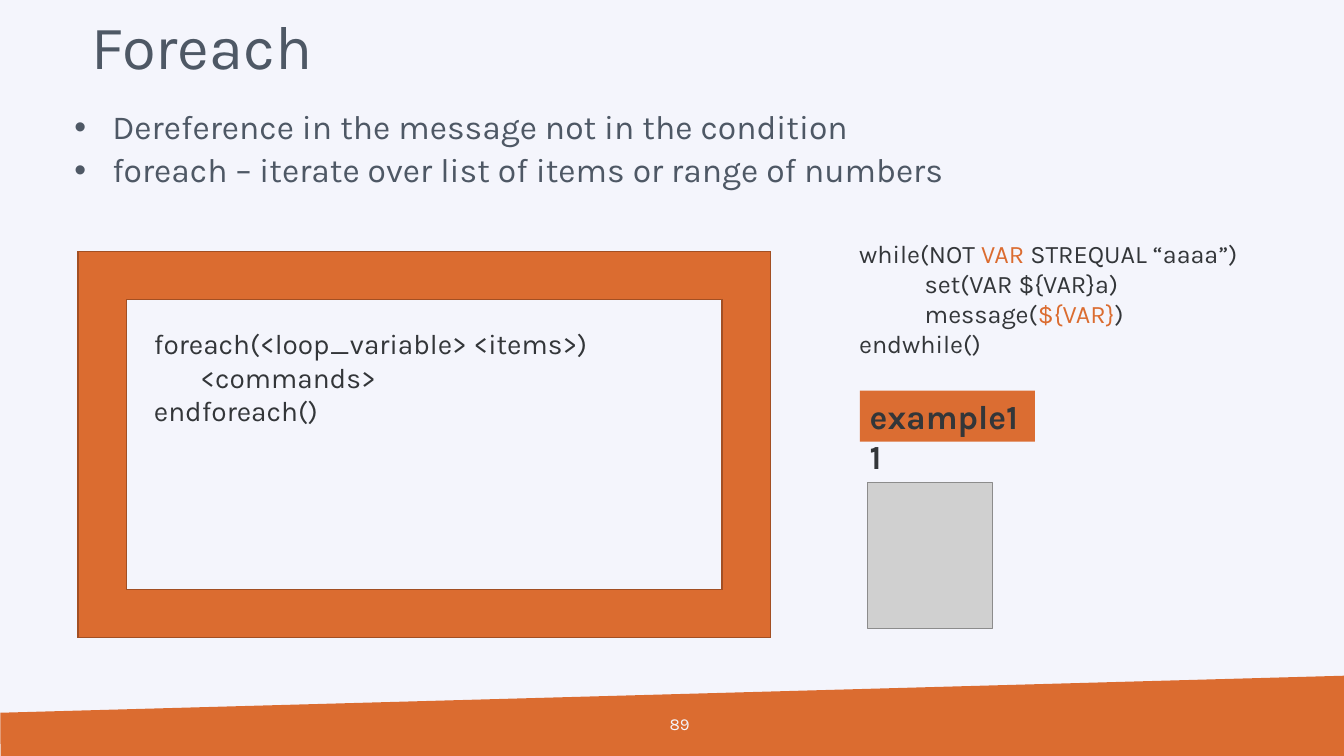
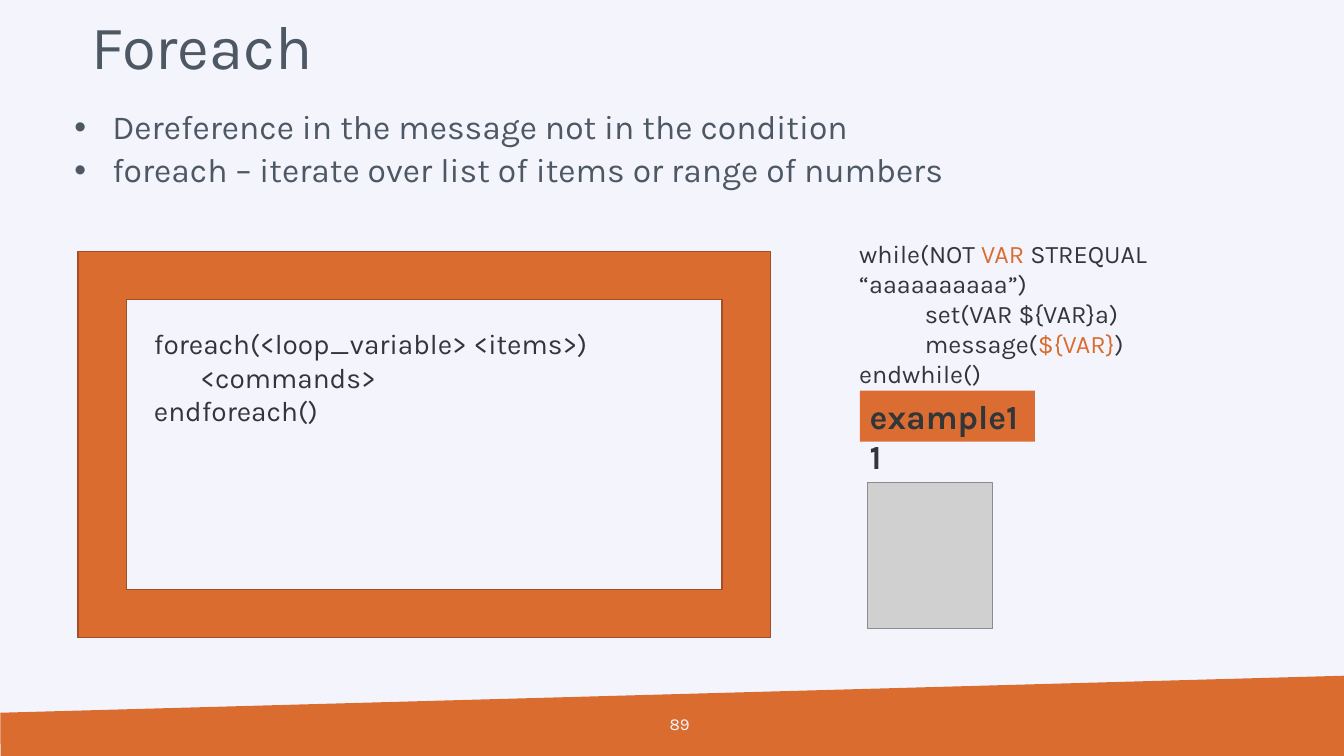
Before and after one commit to hpcleuven/CMake-intro, a slide deck: slide 89 of CMake-introduction.pptx. Drawn at 1344x756 pixels with LibreOffice and Linux fonts; fonts in the diff are those of the drawing; grey boxes stand for pictures; background and template pictures are left out. Boxes give left, top, right and bottom in pixels: in the first picture for what was removed or moved away, otherwise in the second. Text is boxed around its words. In the diff, an @@ line names an element or a change of style, - is before the commit and + after.

```diff
--- a/CMake-introduction.pptx
+++ b/CMake-introduction.pptx
@@ text at [859, 245, 1146, 296]: text changed @@
-while(NOT VAR STREQUAL “aaaa”)
+while(NOT VAR STREQUAL “aaaaaaaaaa”)
```
Also in this commit, not shown: 37 other slides changed, 1 other file.
